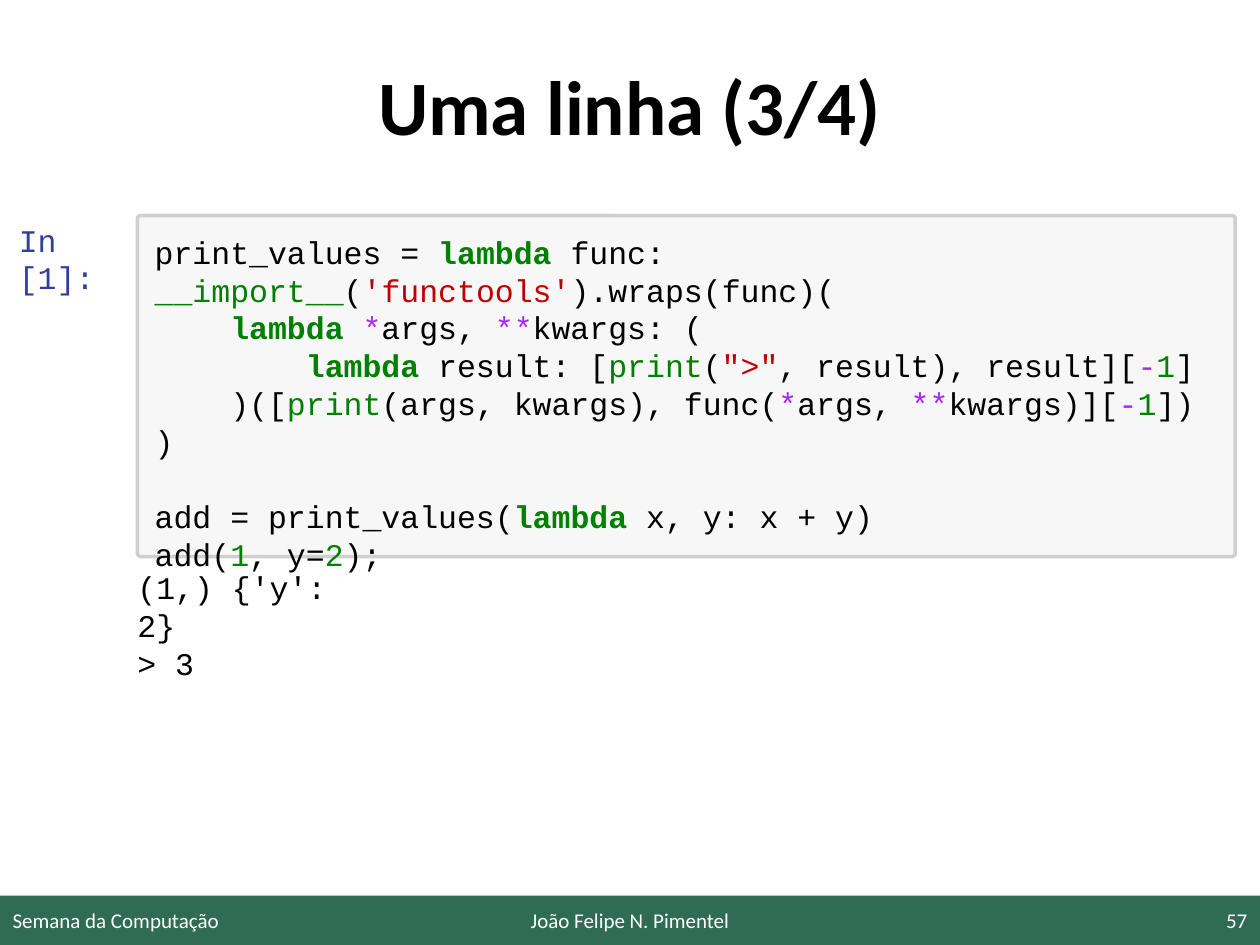
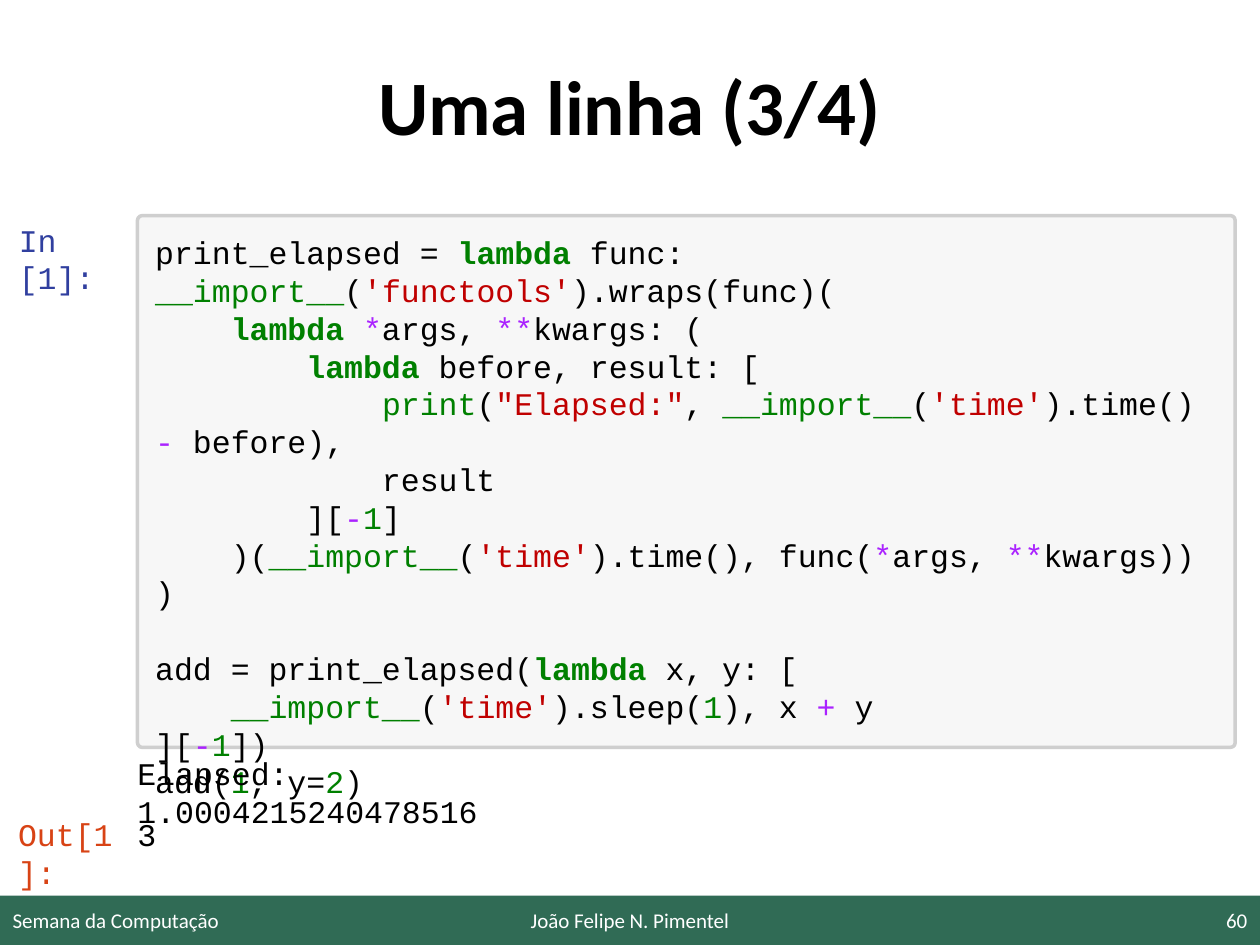
Before and after one commit to JoaoFelipe/presentations, a slide deck: slide 60 of 20191017_SC_UFF/umalinha.pptx (slide 57 before the commit). Drawn at 1260x945 pixels with LibreOffice and Linux fonts; fonts in the diff are those of the drawing; background and template pictures are left out. Boxes give left, top, right and bottom in pixels: in the first picture for what was removed or moved away, otherwise in the second. Text is boxed around its words. In the diff, an @@ line names an element or a change of style, - is before the commit and + after.

```diff
--- a/20191017_SC_UFF/umalinha.pptx
+++ b/20191017_SC_UFF/umalinha.pptx
@@ rounded rectangle "print_elapsed = lambda func: __import__('functools').wraps(f ...": place and size @@
-rounded rectangle "print_elapsed = lambda func: __import__('functools').wraps(f ..." at <box>137,215,1235,557</box>
+rounded rectangle "print_elapsed = lambda func: __import__('functools').wraps(f ..." at <box>137,215,1235,747</box>
@@ text in rounded rectangle at <box>155,242,835,309</box>: text changed @@
-print_values = lambda func: __import__('functools').wraps(func)(
+print_elapsed = lambda func: __import__('functools').wraps(func)(
@@ text in rounded rectangle at <box>193,355,1195,574</box>: text changed @@
-lambda result: [print(">", result), result][-1]
-)([print(args, kwargs), func(*args, **kwargs)][-1])
+lambda before, result: [
+print("Elapsed:", __import__('time').time() - before),
+result
+][-1]
+)(__import__('time').time(), func(*args, **kwargs))
@@ text removed at <box>137,576,326,676</box> @@
-(1,) {'y': 2}
-> 3
@@ text in rounded rectangle at <box>155,657,874,765</box>: text changed @@
-add = print_values(lambda x, y: x + y)
-add(1, y=2);
+add = print_elapsed(lambda x, y: [
+__import__('time').sleep(1), x + y
+][-1])
+add(1, y=2)
@@ text added at <box>137,762,477,832</box>, 18 pt, text #000000 @@
+Elapsed: 1.0004215240478516
@@ text added at <box>18,823,112,853</box>, 18 pt, text #D84315 @@
+Out[1]:
@@ text added at <box>137,825,156,847</box>, 18 pt, text #000000 @@
+3
@@ page number at <box>1226,914,1247,928</box>: text changed @@
-57
+60
```
Also in this commit, not shown: 45 other slides changed, 16 slides added, 2 slides removed, 2 other files.
